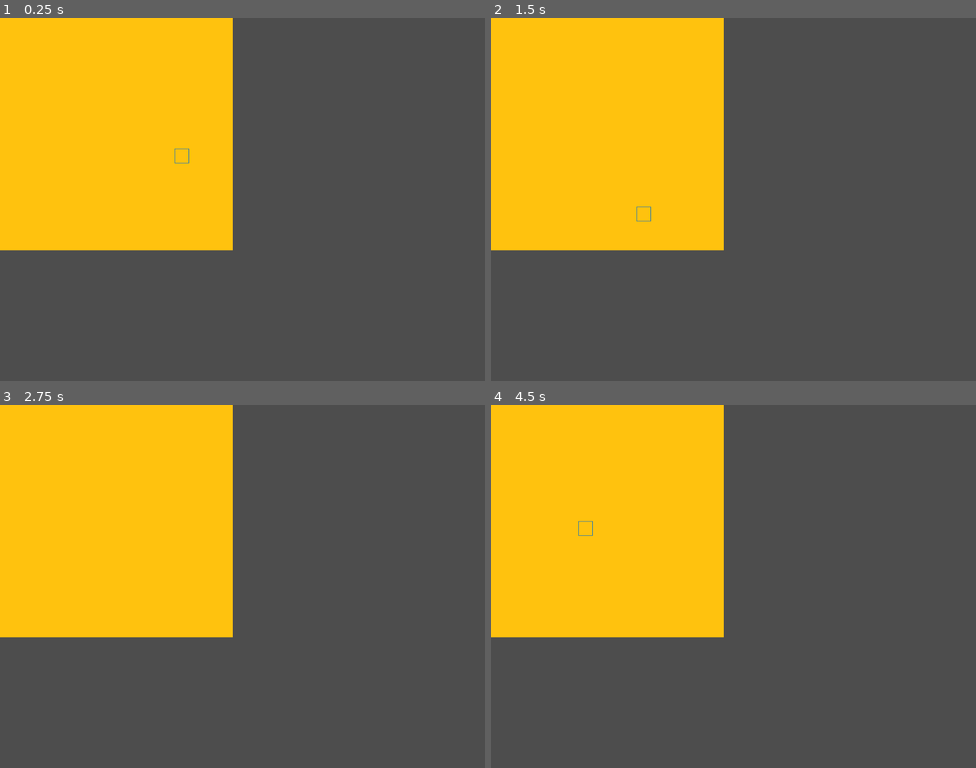
Above: before the commit, frames 1-4 (two rows, left to right).
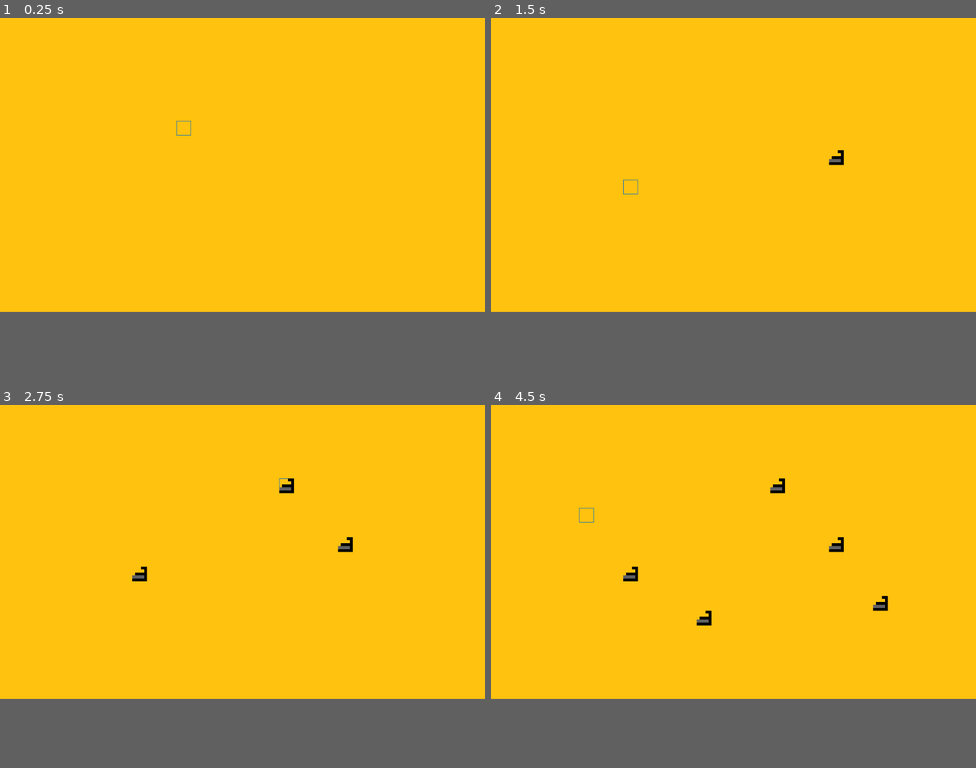
Above: after the commit, the same moments.

Repository: vitor-luis3301/smartfit-simulator
Game: Godot game, scene res://academia.tscn
The game is run twice, just before and just after one commit, with the same random seed, the same clock (stepped at 60 frames per second) and the same inputs.
Inputs (mouse positions are in pixels of both pictures, inside the frame that each line leads up to):
- Up to frame 1 (0.25 s): no input
- Up to frame 2 (1.5 s): tap Enter at 0.5 s; move the mouse to (840, 181) at 0.52 s; press the mouse at (840, 181) at 0.53 s; right-click (840, 181) at 0.8 s; tap Space at 1.25 s; move the mouse to (636, 217) at 1.27 s; release the mouse at (636, 217) at 1.28 s; right-click (636, 217) at 1.35 s
- Up to frame 3 (2.75 s): click (145, 604) at 1.55 s; tap Enter at 2 s; move the mouse to (291, 506) at 2.02 s; press the mouse at (291, 506) at 2.03 s; right-click (291, 506) at 2.3 s
- Up to frame 4 (4.5 s): tap Space at 2.75, 4.25 s; move the mouse to (709, 659) at 2.77 s; release the mouse at (709, 659) at 2.78 s; right-click (709, 659) at 2.85 s; click (709, 659) at 3.05 s; tap Enter at 3.5 s; move the mouse to (879, 640) at 3.52 s; press the mouse at (879, 640) at 3.53 s; right-click (879, 640) at 3.8 s; move the mouse to (588, 532) at 4.27 s; release the mouse at (588, 532) at 4.28 s; right-click (588, 532) at 4.35 s
In our replay, the window is 800x599 before the commit and 800x485 after it. These sizes can differ from the game's own. Grey fills any space a smaller window leaves; there, only what the larger window draws over its background counts as a difference.

The runs differ from the first frame. In frame 1, 50% of the frame differs, in the area x 0-100%, y 0-81%; in frame 2, 50%; in frame 3, 50%; in frame 4, 50%.

Commit message:
Added treadmills in tilemap

Diff:
--- /dev/null
+++ b/academia.tres
@@ -0,0 +1,26 @@
+[gd_resource type="TileSet" load_steps=7 format=3 uid="uid://d4lgjqe5qdgp4"]
+
+[ext_resource type="Texture2D" uid="uid://dj08bqfrkcjq3" path="res://pixil-frame-0.png" id="1_8rq03"]
+[ext_resource type="Texture2D" uid="uid://bavtq6dfw0gi1" path="res://pixil-frame-0 (1).png" id="2_ebtu3"]
+[ext_resource type="Texture2D" uid="uid://dtasajyasudan" path="res://spr_esteira.png" id="3_hfxte"]
+
+[sub_resource type="TileSetAtlasSource" id="TileSetAtlasSource_x3n1k"]
+texture = ExtResource("1_8rq03")
+texture_region_size = Vector2i(32, 32)
+0:0/0 = 0
+
+[sub_resource type="TileSetAtlasSource" id="TileSetAtlasSource_vt1q0"]
+texture = ExtResource("2_ebtu3")
+texture_region_size = Vector2i(32, 32)
+0:0/0 = 0
+
+[sub_resource type="TileSetAtlasSource" id="TileSetAtlasSource_1ckwo"]
+texture = ExtResource("3_hfxte")
+texture_region_size = Vector2i(32, 32)
+0:0/0 = 0
+
+[resource]
+tile_size = Vector2i(32, 32)
+sources/0 = SubResource("TileSetAtlasSource_x3n1k")
+sources/1 = SubResource("TileSetAtlasSource_vt1q0")
+sources/2 = SubResource("TileSetAtlasSource_1ckwo")
--- a/academia.tscn
+++ b/academia.tscn
@@ -1,28 +1,21 @@
-[gd_scene load_steps=7 format=3 uid="uid://dsiqfg5wnspu4"]
+[gd_scene load_steps=3 format=3 uid="uid://dsiqfg5wnspu4"]
 
 [ext_resource type="Script" path="res://map.gd" id="1_senb0"]
-[ext_resource type="Texture2D" uid="uid://bavtq6dfw0gi1" path="res://pixil-frame-0 (1).png" id="2_gvjfx"]
-[ext_resource type="Texture2D" uid="uid://dj08bqfrkcjq3" path="res://pixil-frame-0.png" id="3_m54gu"]
-
-[sub_resource type="TileSetAtlasSource" id="TileSetAtlasSource_x3n1k"]
-texture = ExtResource("3_m54gu")
-texture_region_size = Vector2i(32, 32)
-0:0/0 = 0
-
-[sub_resource type="TileSetAtlasSource" id="TileSetAtlasSource_vt1q0"]
-texture = ExtResource("2_gvjfx")
-texture_region_size = Vector2i(32, 32)
-0:0/0 = 0
-
-[sub_resource type="TileSet" id="TileSet_wpq4a"]
-tile_size = Vector2i(32, 32)
-sources/0 = SubResource("TileSetAtlasSource_x3n1k")
-sources/1 = SubResource("TileSetAtlasSource_vt1q0")
+[ext_resource type="TileSet" uid="uid://d4lgjqe5qdgp4" path="res://academia.tres" id="2_kuc6b"]
 
 [node name="Node2D" type="Node2D"]
 
-[node name="map" type="TileMap" parent="."]
-tile_set = SubResource("TileSet_wpq4a")
-format = 2
-layer_1/name = "Layer1"
+[node name="map" type="Node2D" parent="."]
 script = ExtResource("1_senb0")
+
+[node name="Layer0" type="TileMapLayer" parent="map"]
+use_parent_material = true
+tile_set = ExtResource("2_kuc6b")
+
+[node name="Layer1" type="TileMapLayer" parent="map"]
+use_parent_material = true
+tile_set = ExtResource("2_kuc6b")
+
+[node name="Layer2" type="TileMapLayer" parent="map"]
+use_parent_material = true
+tile_set = ExtResource("2_kuc6b")
--- a/layer_2.gd
+++ /dev/null
@@ -1 +0,0 @@
-extends TileMapLayer
--- a/map.gd
+++ b/map.gd
@@ -1,23 +1,29 @@
-extends TileMap
+extends Node2D
 
-@export var GridSize = 16
+@export var GridSizeX = 33
+@export var GridSizeY = 20
 @export var Dic = {}
 
 func _ready() -> void:
-	for x in GridSize:
-		for y in GridSize:
+	for x in GridSizeX:
+		for y in GridSizeY:
 			Dic[str(Vector2(x,y))] = {
 				"Type" : "Floor"
 			}
-			set_cell(0, Vector2(x, y), 0, Vector2i(0, 0), 0)
+			$Layer0.set_cell(Vector2(x, y), 0, Vector2i(0, 0), 0)
 
 # Called every frame. 'delta' is the elapsed time since the previous frame.
 func _process(delta: float) -> void:
-	var tile = local_to_map(get_global_mouse_position())
+	var tile = $Layer0.local_to_map(get_global_mouse_position())
 
-	for x in GridSize:
-		for y in GridSize:
-			erase_cell(1, Vector2(x,y))
+	for x in GridSizeX:
+		for y in GridSizeY:
+			$Layer1.erase_cell(Vector2(x,y))
 
 	if Dic.has(str(tile)):
-		set_cell(1, tile, 1, Vector2i(0,0), 0)
+		$Layer1.set_cell(tile, 1, Vector2i(0,0), 0)
+
+	if Input.is_action_pressed("left_button"):
+		$Layer2.set_cell(tile, 2, Vector2i(0,0), 0)
+	if Input.is_action_pressed("right_button"):
+		$Layer2.erase_cell(tile)
--- a/project.godot
+++ b/project.godot
@@ -17,8 +17,21 @@
 
 [display]
 
-window/size/viewport_width=1067
-window/size/viewport_height=800
+window/size/viewport_width=1056
+window/size/viewport_height=640
 window/stretch/mode="canvas_items"
 window/stretch/aspect="expand"
 window/stretch/scale_mode="integer"
+
+[input]
+
+left_button={
+"deadzone": 0.5,
+"events": [Object(InputEventMouseButton,"resource_local_to_scene":false,"resource_name":"","device":-1,"window_id":0,"alt_pressed":false,"shift_pressed":false,"ctrl_pressed":false,"meta_pressed":false,"button_mask":0,"position":Vector2(0, 0),"global_position":Vector2(0, 0),"factor":1.0,"button_index":1,"canceled":false,"pressed":false,"double_click":false,"script":null)
+]
+}
+right_button={
+"deadzone": 0.5,
+"events": [Object(InputEventMouseButton,"resource_local_to_scene":false,"resource_name":"","device":-1,"window_id":0,"alt_pressed":false,"shift_pressed":false,"ctrl_pressed":false,"meta_pressed":false,"button_mask":0,"position":Vector2(0, 0),"global_position":Vector2(0, 0),"factor":1.0,"button_index":2,"canceled":false,"pressed":false,"double_click":false,"script":null)
+]
+}
Binary file added: spr_esteira.png
Not shown, added: spr_esteira.png.import
